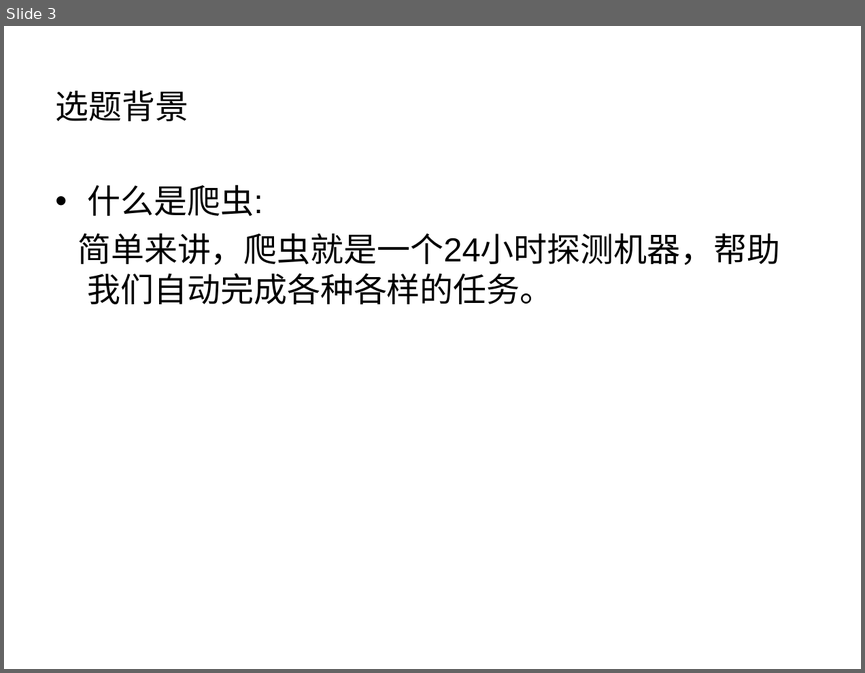
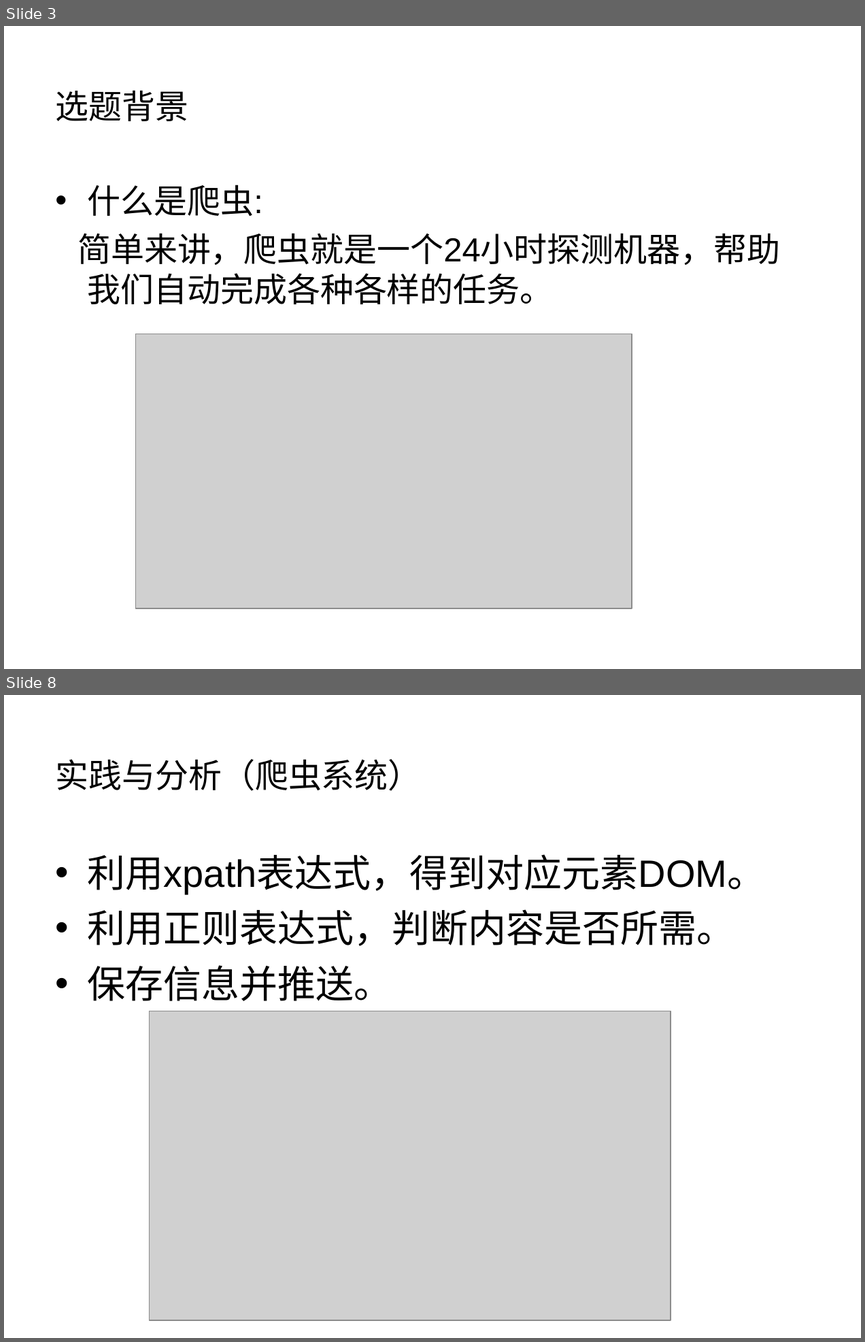
Before and after one commit to liuweiming1997/extensions, a slide deck: 论文.ppt. Shown one above the other, each under a label of ours: slide 3 before the commit, slides 3 and 8 after it; the slides between them are not shown. The pictures are 865x673 and 865x1342 pixels, drawn with LibreOffice and Linux fonts; fonts in the diff are those of the drawing; grey boxes stand for pictures. Boxes give left, top, right and bottom in pixels: in the first picture for what was removed or moved away, otherwise in the second. Text is boxed around its words. In the diff, an @@ line names an element or a change of style, - is before the commit and + after.

```diff
--- a/论文.ppt
+++ b/论文.ppt
@@ slide 8 added at bbox=[4, 695, 861, 1338], background #FFFFFF @@
@@ title added at bbox=[56, 759, 422, 791], 28 pt, text #000000 @@
+实践与分析（爬虫系统）
@@ text added at bbox=[88, 854, 766, 1001], 32 pt, text #000000 @@
+• 利用xpath表达式，得到对应元素DOM。
+• 利用正则表达式，判断内容是否所需。
+• 保存信息并推送。
@@ picture added at bbox=[149, 1011, 670, 1320] @@
@@ slide 3 changed as well @@
@@ picture added at bbox=[135, 333, 631, 608] @@
```
Also in this commit, not shown: 1 other slide changed, 6 other slides added.
